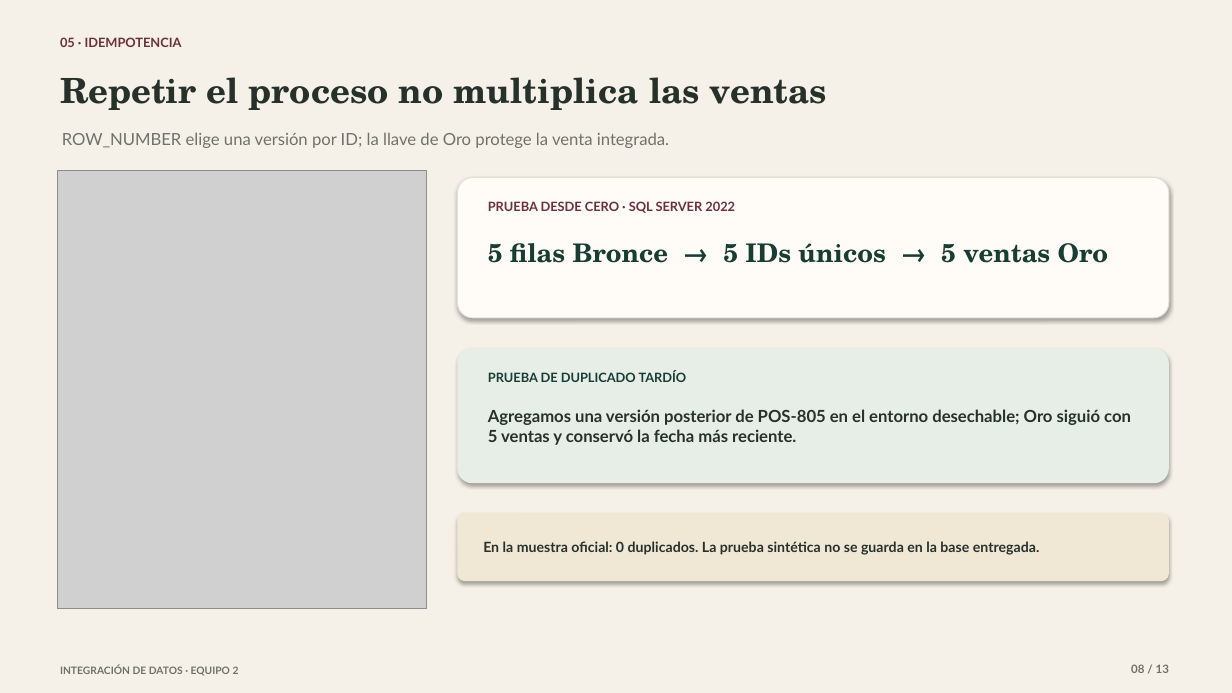
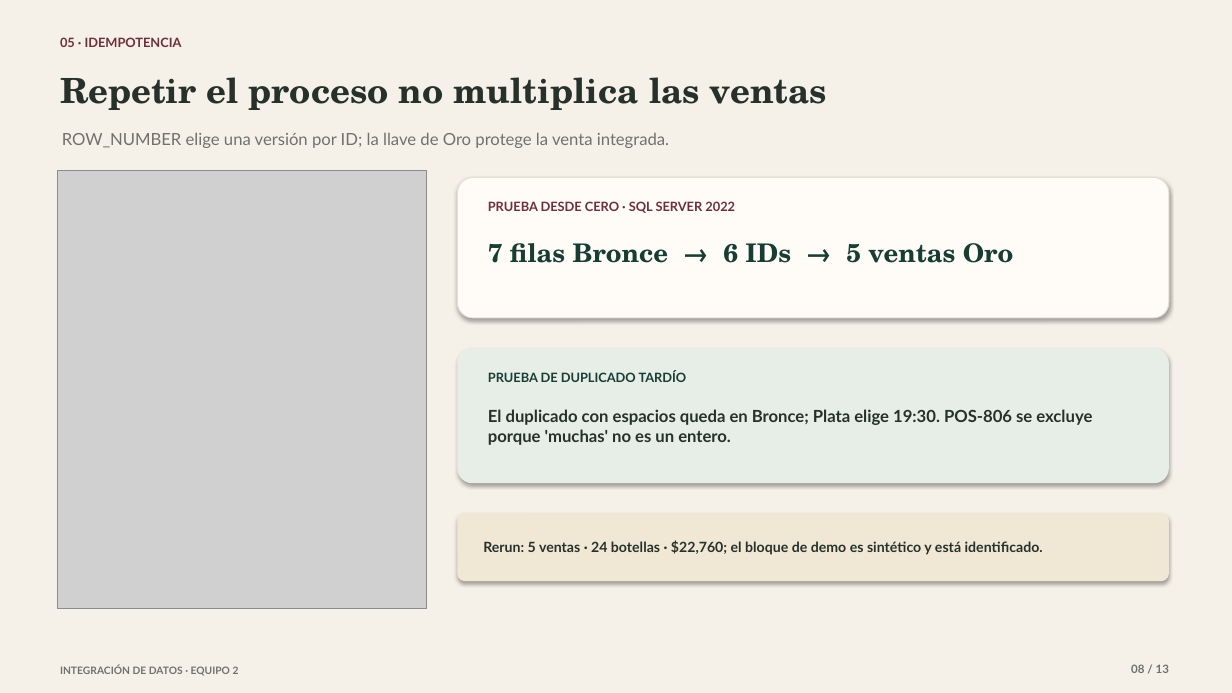
Before and after one commit to checheag22/integracion-datos-equipo-2, a slide deck: slide 8 of docs/presentacion-final-equipo-2.pptx. Drawn at 1232x693 pixels with LibreOffice and Linux fonts; fonts in the diff are those of the drawing; grey boxes stand for pictures. Boxes give left, top, right and bottom in pixels: in the first picture for what was removed or moved away, otherwise in the second. Text is boxed around its words. In the diff, an @@ line names an element or a change of style, - is before the commit and + after.

```diff
--- a/docs/presentacion-final-equipo-2.pptx
+++ b/docs/presentacion-final-equipo-2.pptx
@@ text at (x1=488, y1=243, x2=1013, y2=263): text changed @@
-5 filas Bronce → 5 IDs únicos → 5 ventas Oro
+7 filas Bronce → 6 IDs → 5 ventas Oro
@@ text at (x1=488, y1=409, x2=1092, y2=445): text changed @@
-Agregamos una versión posterior de POS-805 en el entorno desechable; Oro siguió con 5 ventas y conservó la fecha más reciente.
+El duplicado con espacios queda en Bronce; Plata elige 19:30. POS-806 se excluye porque 'muchas' no es un entero.
@@ text at (x1=483, y1=540, x2=1043, y2=555): text changed @@
-En la muestra oficial: 0 duplicados. La prueba sintética no se guarda en la base entregada.
+Rerun: 5 ventas · 24 botellas · $22,760; el bloque de demo es sintético y está identificado.
```
Also in this commit, not shown: 6 other slides changed, 18 other files.
